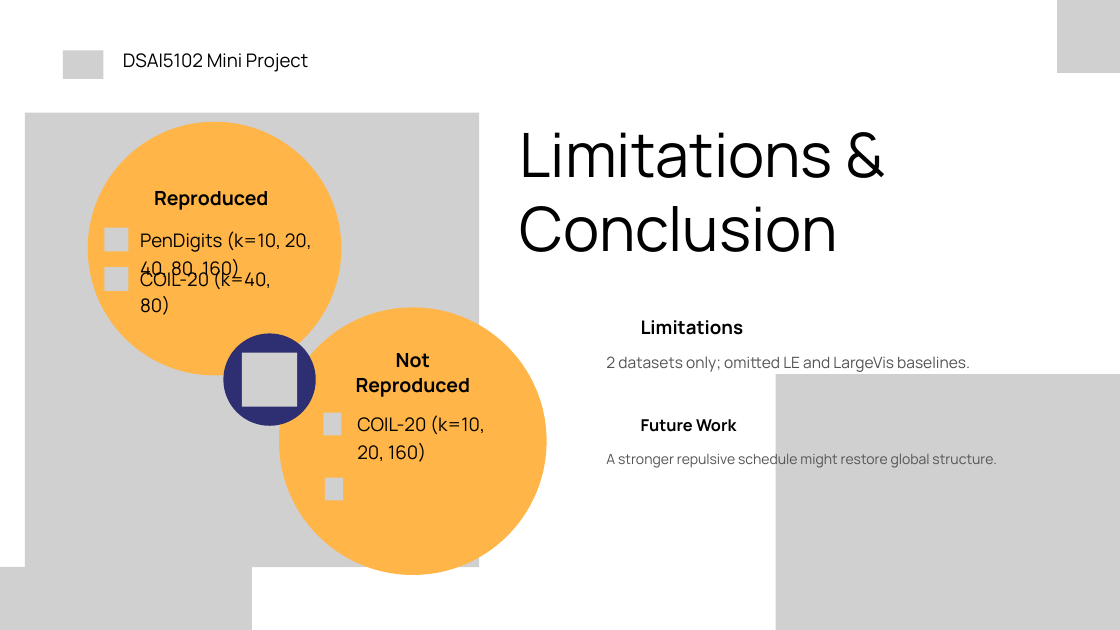
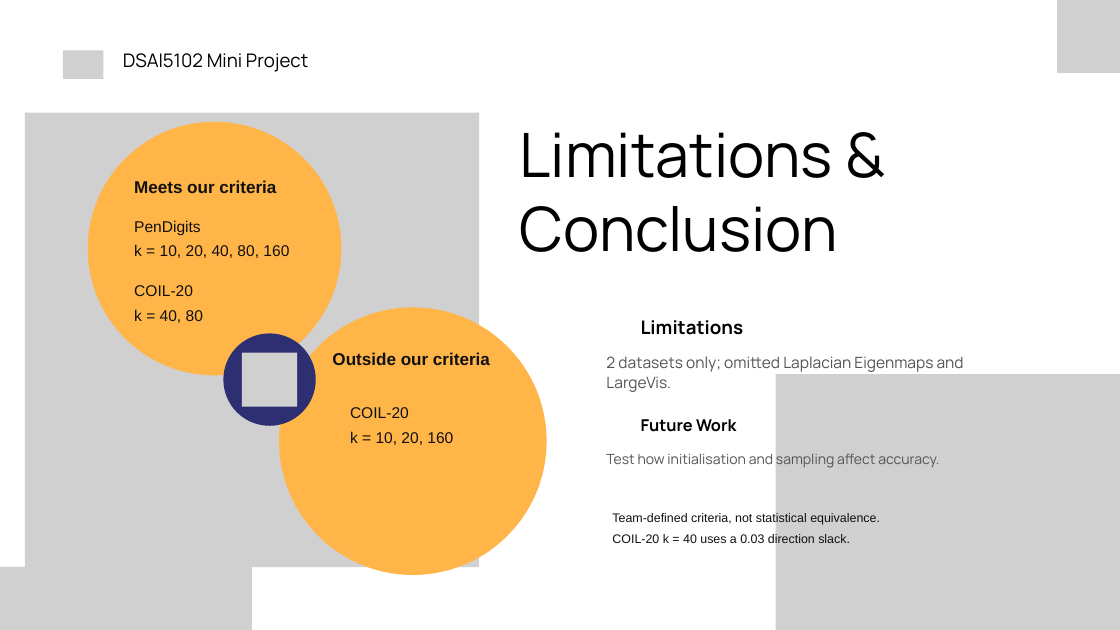
Before and after one commit to PKLgames/dsai5102MiniProject, a slide deck: slide 9 of slides/DSAI5102_Group16_Slides.pptx. Drawn at 1120x630 pixels with LibreOffice and Linux fonts; fonts in the diff are those of the drawing; grey boxes stand for pictures; background and template pictures are left out. Boxes give left, top, right and bottom in pixels: in the first picture for what was removed or moved away, otherwise in the second. Text is boxed around its words. In the diff, an @@ line names an element or a change of style, - is before the commit and + after.

```diff
--- a/slides/DSAI5102_Group16_Slides.pptx
+++ b/slides/DSAI5102_Group16_Slides.pptx
@@ text at box(134, 180, 276, 193): text changed; size 25 to 22 pt; font Manrope to Arial; text colour #000000 to #111111 @@
-Reproduced
+Meets our criteria
@@ picture removed at box(104, 227, 128, 251) @@
@@ text at box(134, 220, 289, 258): text changed; size 24 to 20 pt; font Manrope to Arial; text colour #000000 to #111111 @@
-PenDigits (k=10, 20, 40, 80, 160)
+PenDigits
+k = 10, 20, 40, 80, 160
@@ picture removed at box(104, 267, 128, 291) @@
@@ text at box(134, 285, 203, 323): text changed; size 24 to 20 pt; font Manrope to Arial; text colour #000000 to #111111 @@
-COIL-20 (k=40, 80)
+COIL-20
+k = 40, 80
@@ text at box(332, 352, 490, 365): text changed; size 25 to 22 pt; font Manrope to Arial; text colour #000000 to #111111 @@
-Not
-Reproduced
+Outside our criteria
@@ text at box(606, 356, 964, 392): text changed @@
-2 datasets only; omitted LE and LargeVis baselines.
+2 datasets only; omitted Laplacian Eigenmaps and LargeVis.
@@ picture removed at box(323, 413, 341, 436) @@
@@ text at box(350, 407, 453, 445): text changed; size 24 to 20 pt; font Manrope to Arial; text colour #000000 to #111111 @@
-COIL-20 (k=10, 20, 160)
+COIL-20
+k = 10, 20, 160
@@ picture removed at box(325, 478, 343, 501) @@
@@ text at box(606, 453, 939, 468): text changed @@
-A stronger repulsive schedule might restore global structure.
+Test how initialisation and sampling affect accuracy.
@@ text added at box(612, 513, 880, 546), 16 pt, text #111111 @@
+Team-defined criteria, not statistical equivalence.
+COIL-20 k = 40 uses a 0.03 direction slack.
```
Also in this commit, not shown: 7 other slides changed, 1 other file.
